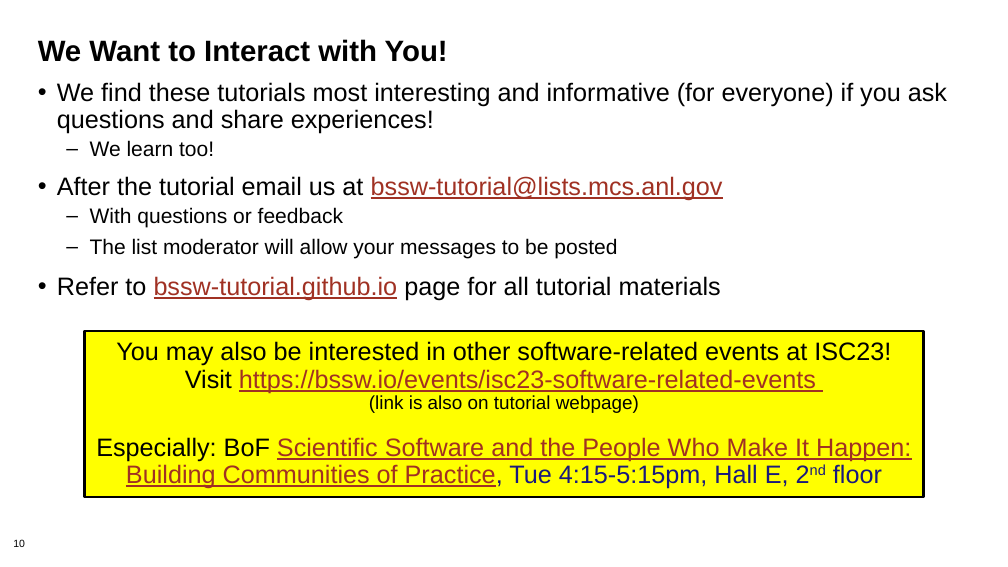
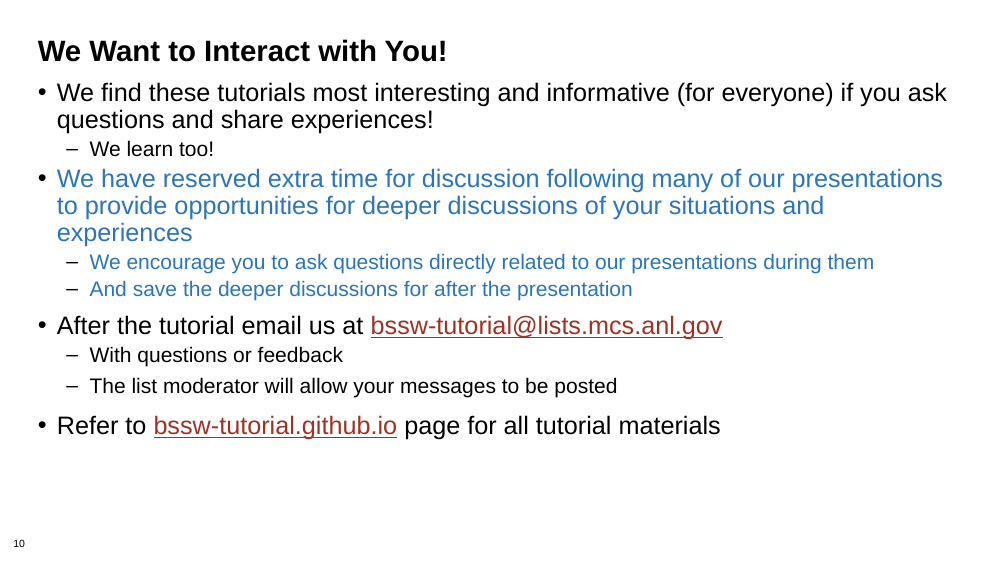
Before and after one commit to bssw-tutorial/presentations, a slide deck: slide 10 of intro-a.pptx. Drawn at 1008x567 pixels with LibreOffice and Linux fonts; fonts in the diff are those of the drawing; background and template pictures are left out. Boxes give left, top, right and bottom in pixels: in the first picture for what was removed or moved away, otherwise in the second. Text is boxed around its words. In the diff, an @@ line names an element or a change of style, - is before the commit and + after.

```diff
--- a/intro-a.pptx
+++ b/intro-a.pptx
@@ text at (57, 168, 943, 300): paragraphs added @@
+• We have reserved extra time for discussion following many of our presentations to provide opportunities for deeper discussions of your situations and experiences
+  – We encourage you to ask questions directly related to our presentations during them
+  – And save the deeper discussions for after the presentation
@@ rectangle removed at (85, 330, 924, 497) @@
-You may also be interested in other software-related events at ISC23!
-Visit https://bssw.io/events/isc23-software-related-events
-(link is also on tutorial webpage)
-Especially: BoF Scientific Software and the People Who Make It Happen: Building Communities of Practice, Tue 4:15-5:15pm, Hall E, 2nd floor
```
Also in this commit, not shown: 4 other slides changed, 1 slide added, 7 other files.
